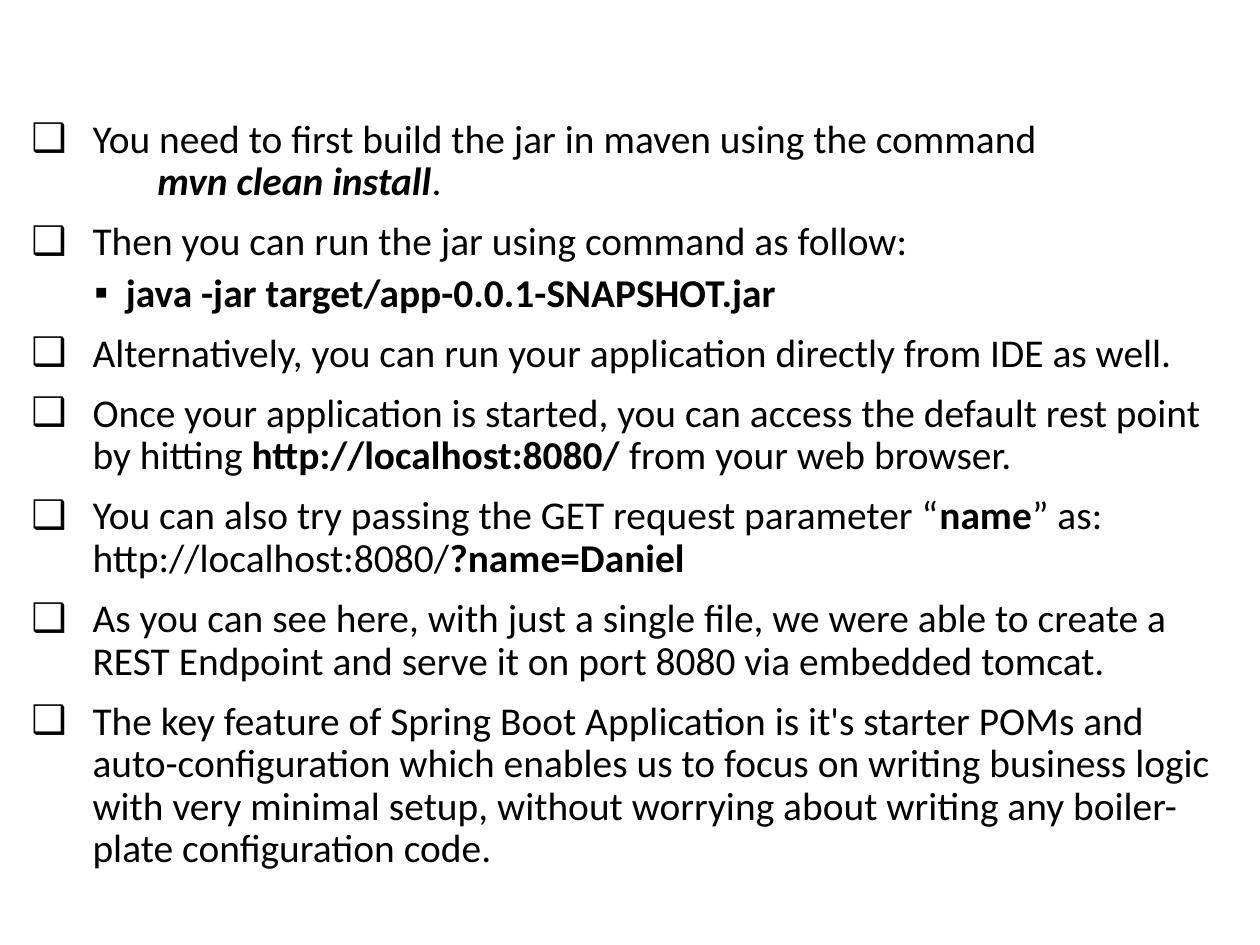
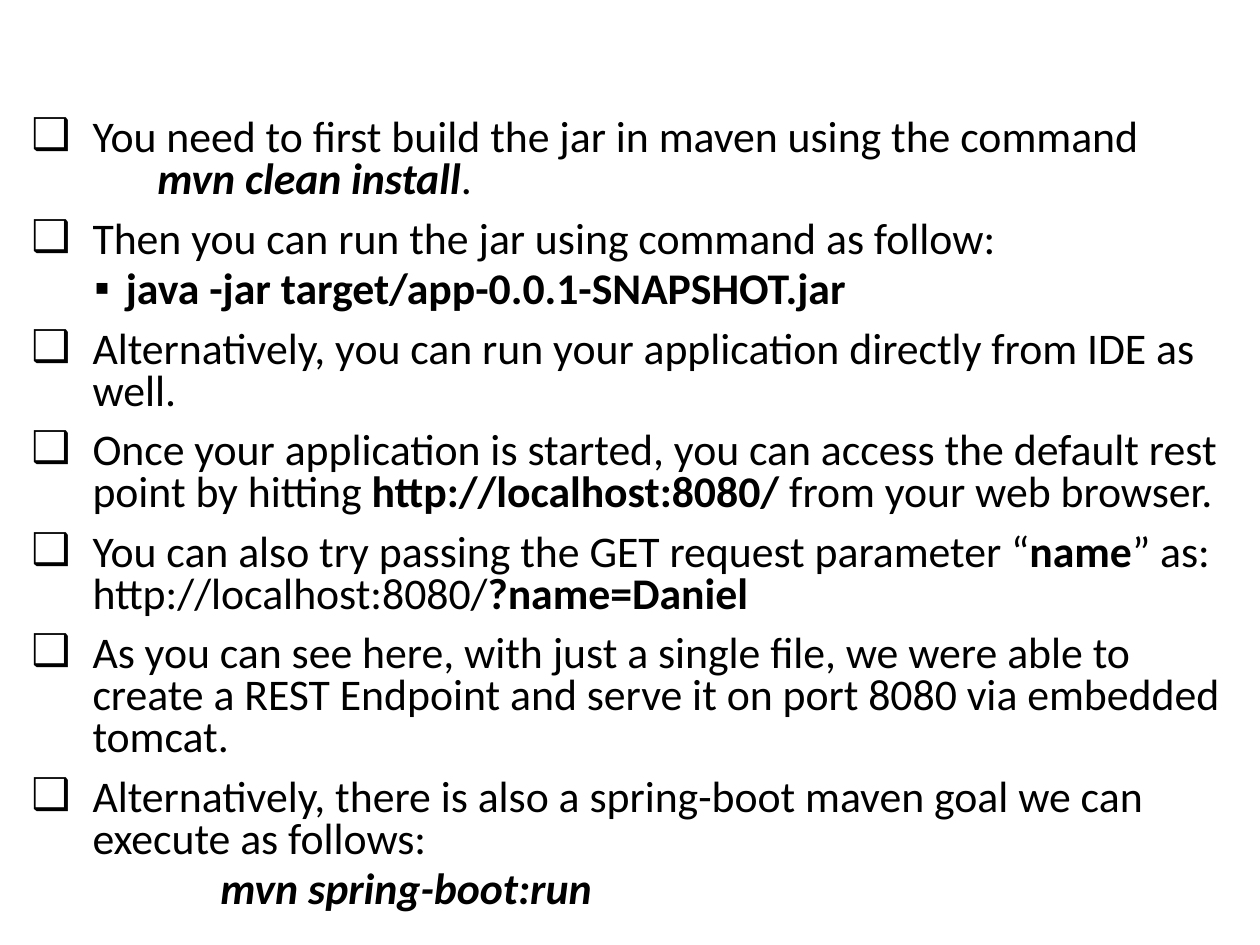
Before and after one commit to vishalrangras/spring-boot-sample, a slide deck: slide 41 of Developing with Spring Boot.pptx (slide 36 before the commit). Drawn at 1260x945 pixels with LibreOffice and Linux fonts; fonts in the diff are those of the drawing; background and template pictures are left out. Boxes give left, top, right and bottom in pixels: in the first picture for what was removed or moved away, otherwise in the second. Text is boxed around its words. In the diff, an @@ line names an element or a change of style, - is before the commit and + after.

```diff
--- a/Developing with Spring Boot.pptx
+++ b/Developing with Spring Boot.pptx
@@ text at (x1=93, y1=121, x2=1219, y2=753): size 22.5 to 25 pt in "You need to first build the jar ...", "Then you can run the jar using ...", "java -jar target/app-0.0.1-SNAPSHOT.jar", "Alternatively, you can run your application directly ..." and 3 more places; line spacing 0.9 to 0.8 @@
@@ text at (x1=93, y1=781, x2=1143, y2=912): text changed; size 22.5 to 25 pt @@
-❑ The key feature of Spring Boot Application is it's starter POMs and auto-configuration which enables us to focus on writing business logic with very minimal setup, without worrying about writing any boiler-plate configuration code.
+❑ Alternatively, there is also a spring-boot maven goal we can execute as follows:
+  mvn spring-boot:run
```
Also in this commit, not shown: 21 other slides changed, 19 slides added.
